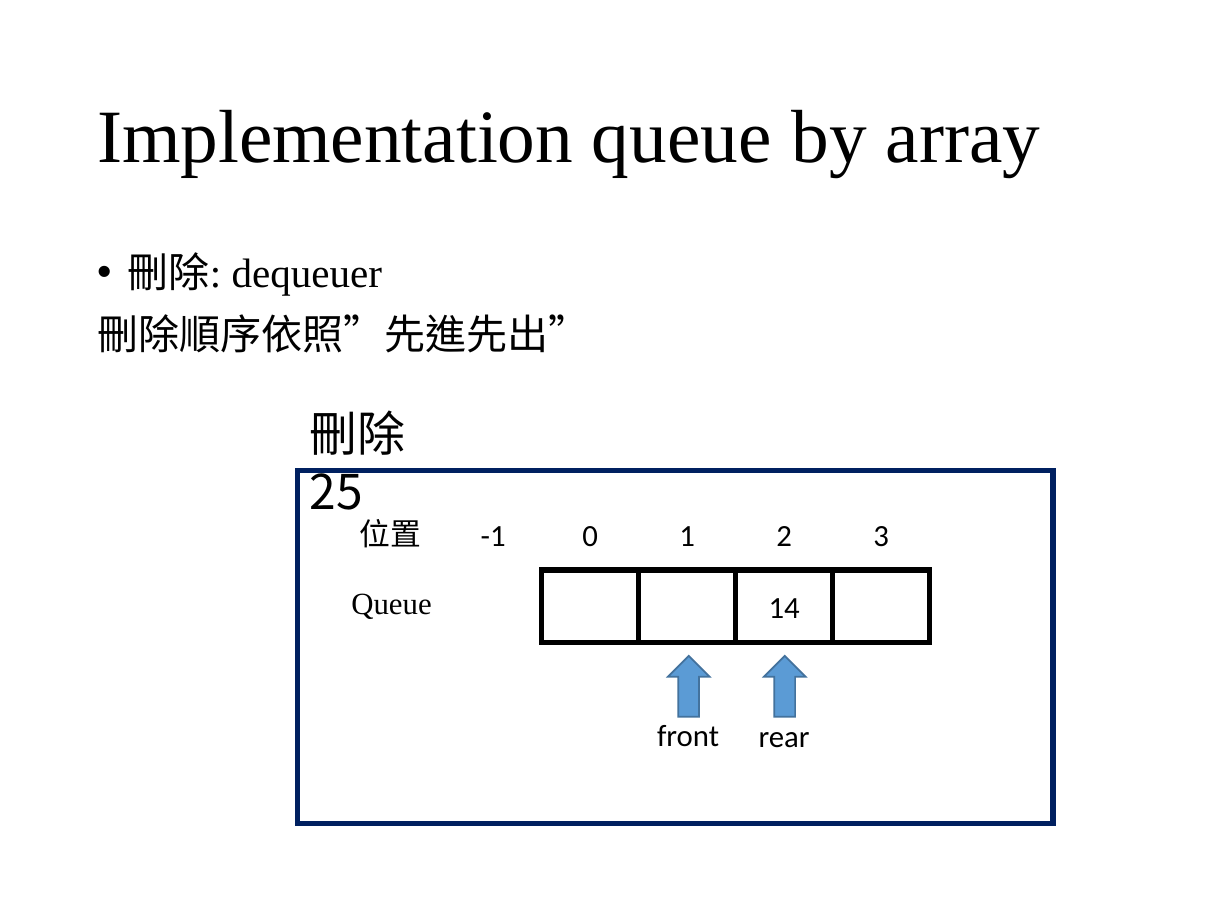
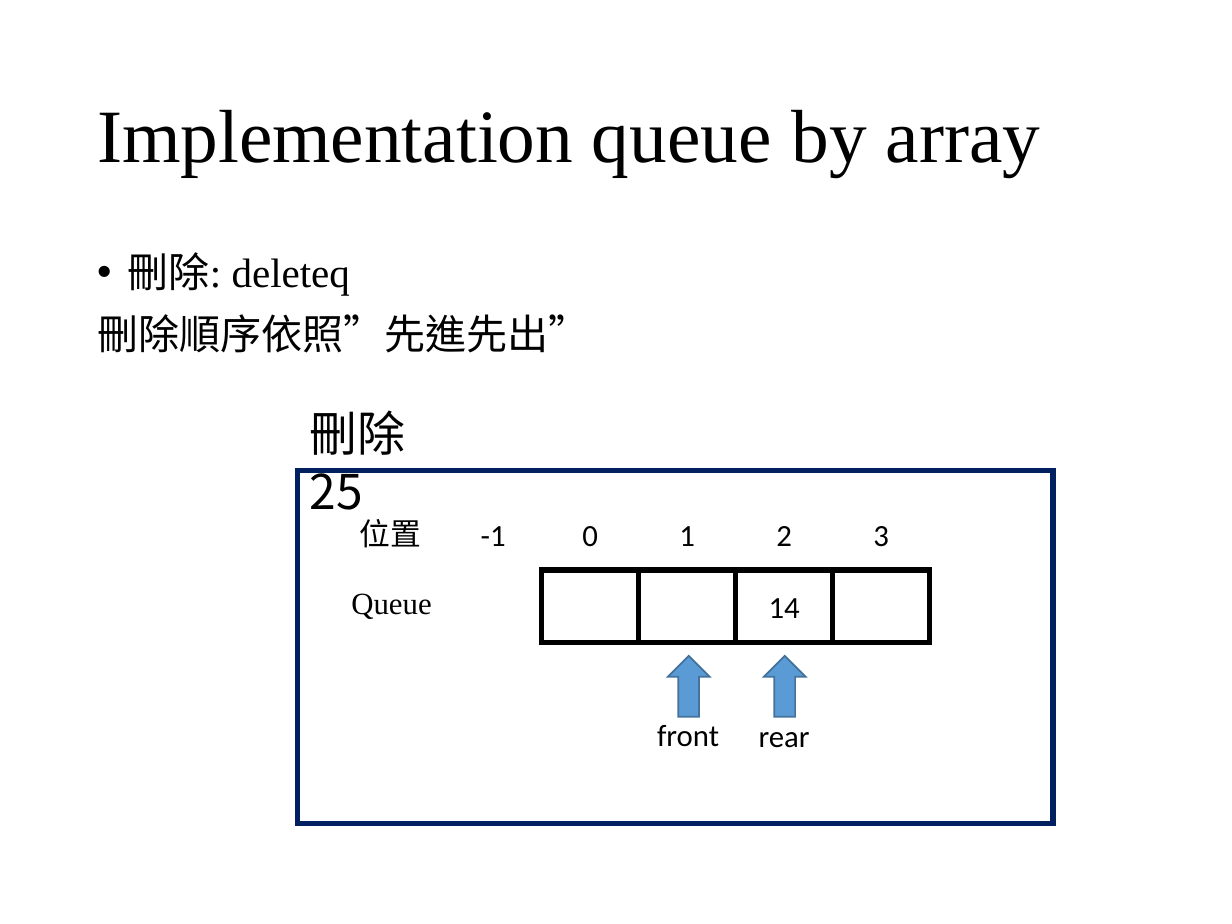
Before and after one commit to wangruxing/DataStructure, a slide deck: slide 34 of Chapter 3 Stacks and Queues/Chapter 3.pptx. Drawn at 1232x924 pixels with LibreOffice and Linux fonts; fonts in the diff are those of the drawing. Boxes give left, top, right and bottom in pixels: in the first picture for what was removed or moved away, otherwise in the second. Text is boxed around its words. In the diff, an @@ line names an element or a change of style, - is before the commit and + after.

Commit message:
修改 Implementation queue by array
3.2的程式碼及PPT

```diff
--- a/Chapter 3 Stacks and Queues/Chapter 3.pptx
+++ b/Chapter 3 Stacks and Queues/Chapter 3.pptx
@@ text at (128,252,350,295): text changed @@
-  • 刪除: dequeuer
+  • 刪除: deleteq
```
Also in this commit, not shown: 16 other slides changed, 4 other files.
